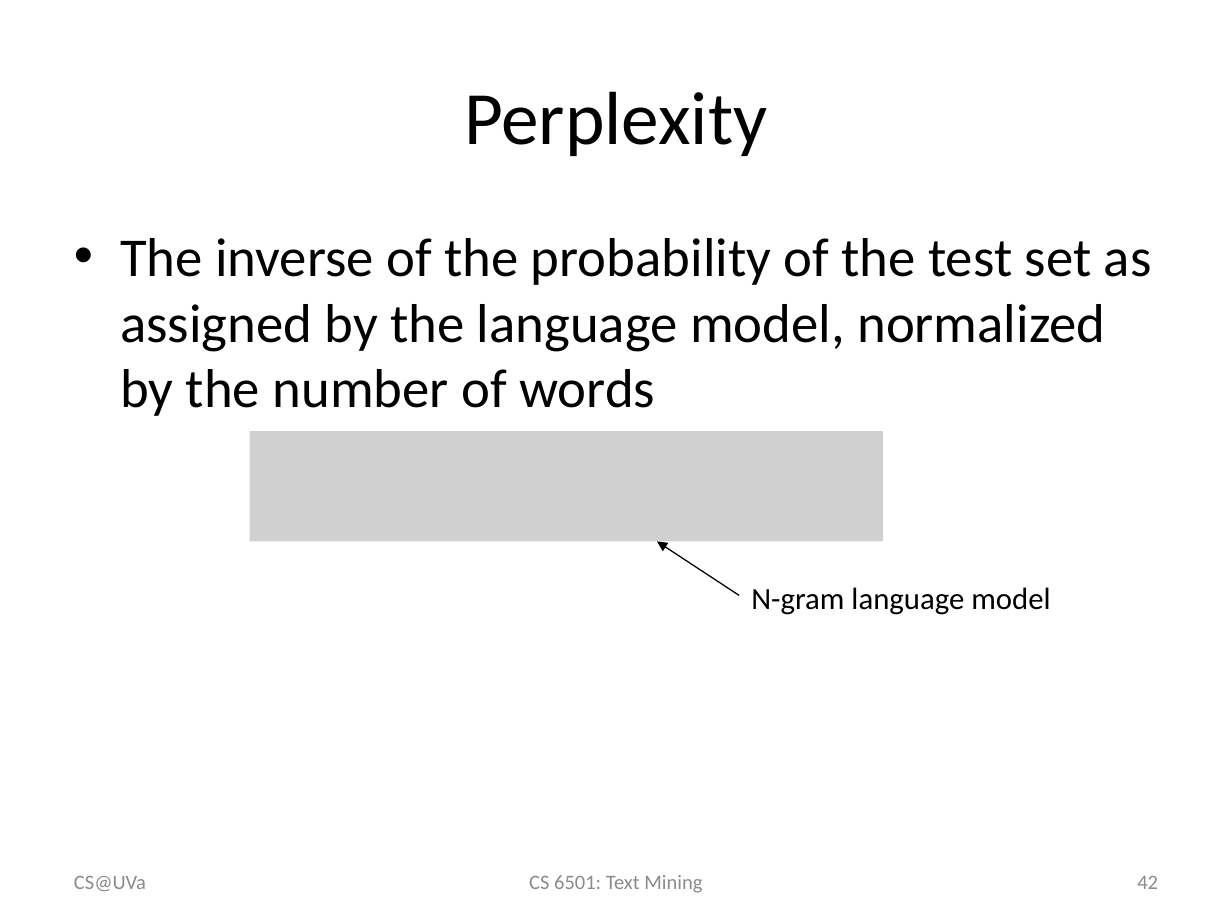
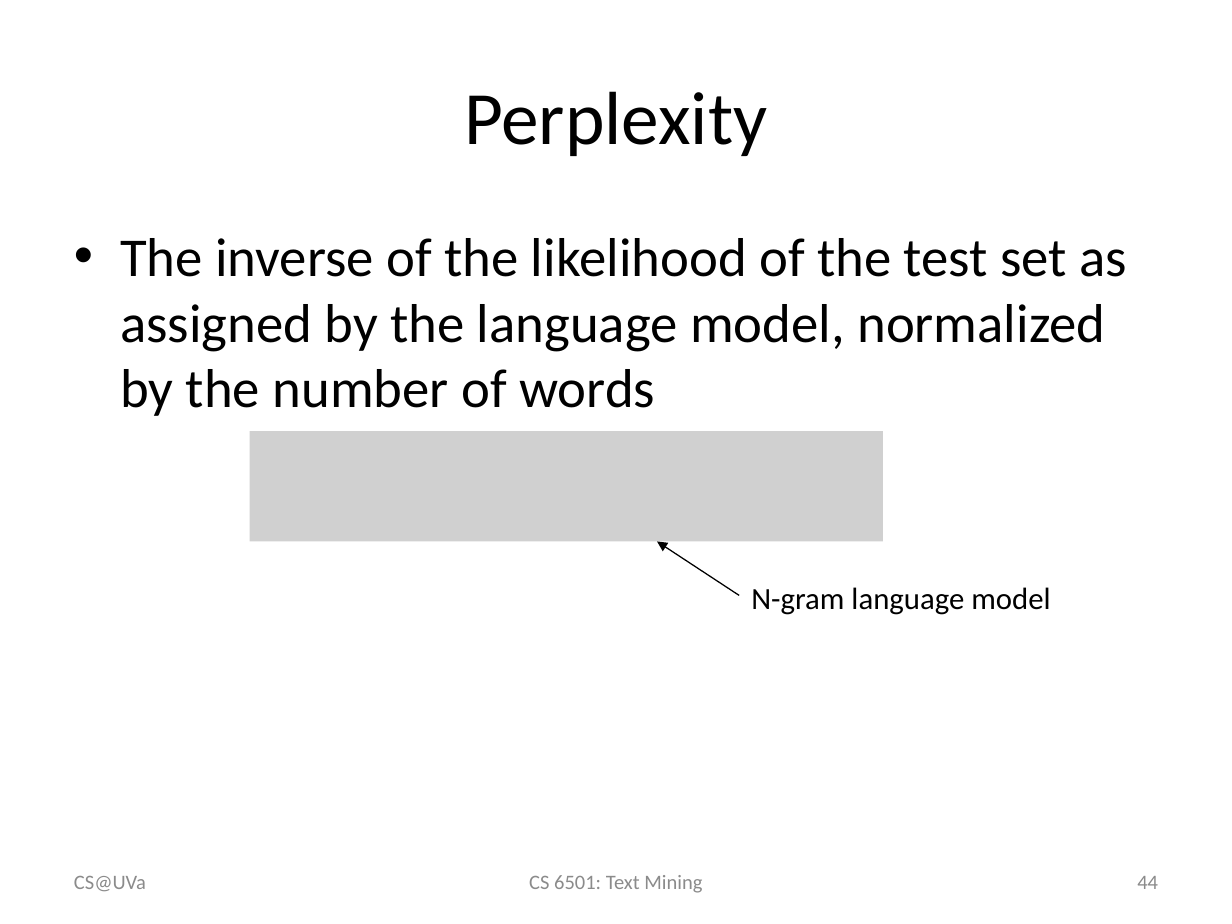
Before and after one commit to wang296/CS6501-Text-Mining, a slide deck: slide 44 of docs/Language Models.pptx (slide 42 before the commit). Drawn at 1232x924 pixels with LibreOffice and Linux fonts; fonts in the diff are those of the drawing; grey boxes stand for pictures. Boxes give left, top, right and bottom in pixels: in the first picture for what was removed or moved away, otherwise in the second. Text is boxed around its words. In the diff, an @@ line names an element or a change of style, - is before the commit and + after.

Commit message:
language model update

```diff
--- a/docs/Language Models.pptx
+++ b/docs/Language Models.pptx
@@ text at (120,238,1127,416): text changed @@
-• The inverse of the probability of the test set as assigned by the language model, normalized by the number of words
+• The inverse of the likelihood of the test set as assigned by the language model, normalized by the number of words
@@ page number at (1137,876,1158,889): text changed @@
-42
+44
```
Also in this commit, not shown: 5 other slides changed, 2 slides added, 2 other files.
